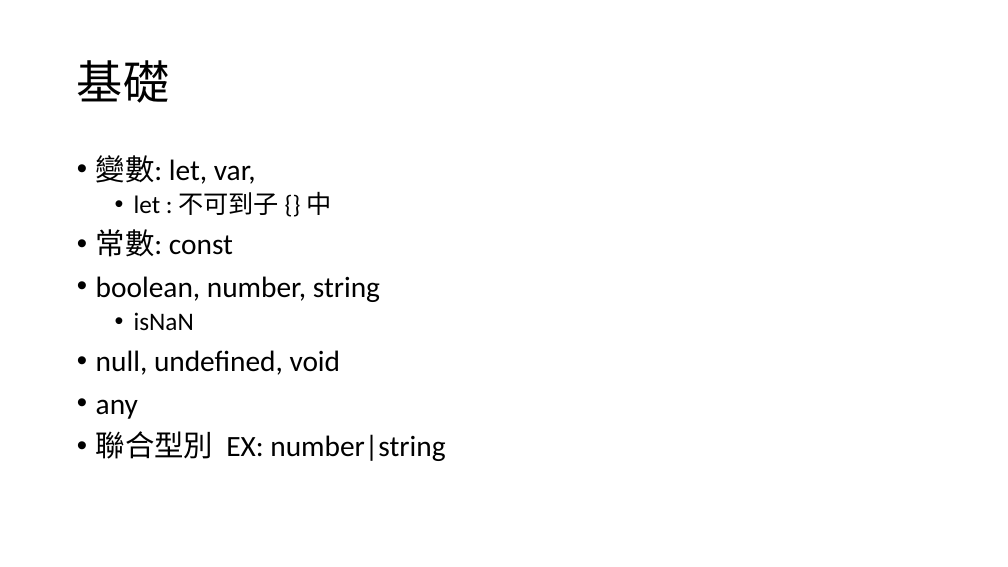
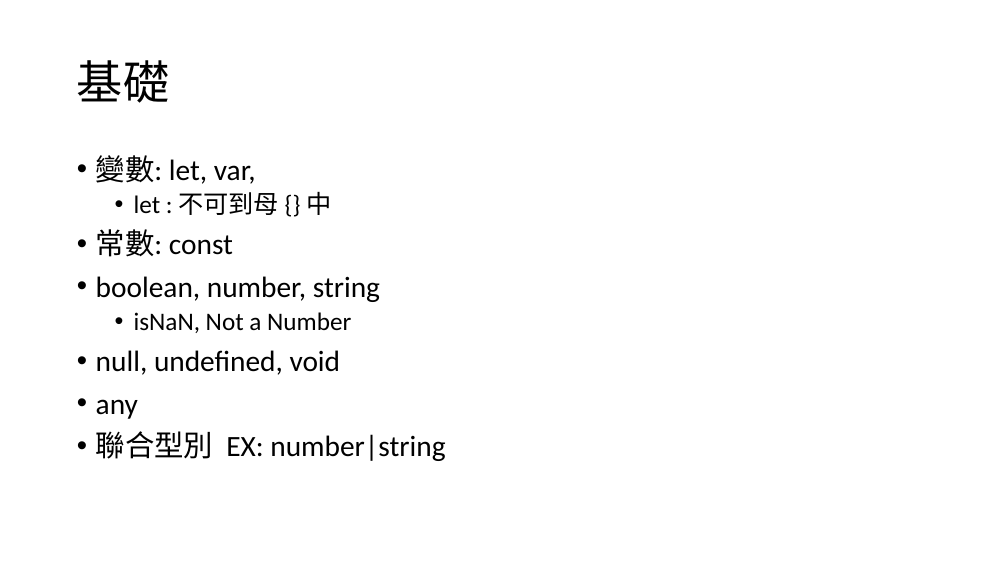
Before and after one commit to toby811023/lesson0314, a slide deck: slide 6 of typescript新手指南.pptx. Drawn at 1008x567 pixels with LibreOffice and Linux fonts; fonts in the diff are those of the drawing. Boxes give left, top, right and bottom in pixels: in the first picture for what was removed or moved away, otherwise in the second. Text is boxed around its words. In the diff, an @@ line names an element or a change of style, - is before the commit and + after.

```diff
--- a/typescript新手指南.pptx
+++ b/typescript新手指南.pptx
@@ text at box(134, 191, 331, 215): text changed @@
-  • let : 不可到子 {} 中
+  • let : 不可到母 {} 中
@@ text at box(134, 312, 351, 333): text changed @@
-  • isNaN
+  • isNaN, Not a Number
```
Also in this commit, not shown: 3 other slides changed, 1 slide added, 6 other files.
